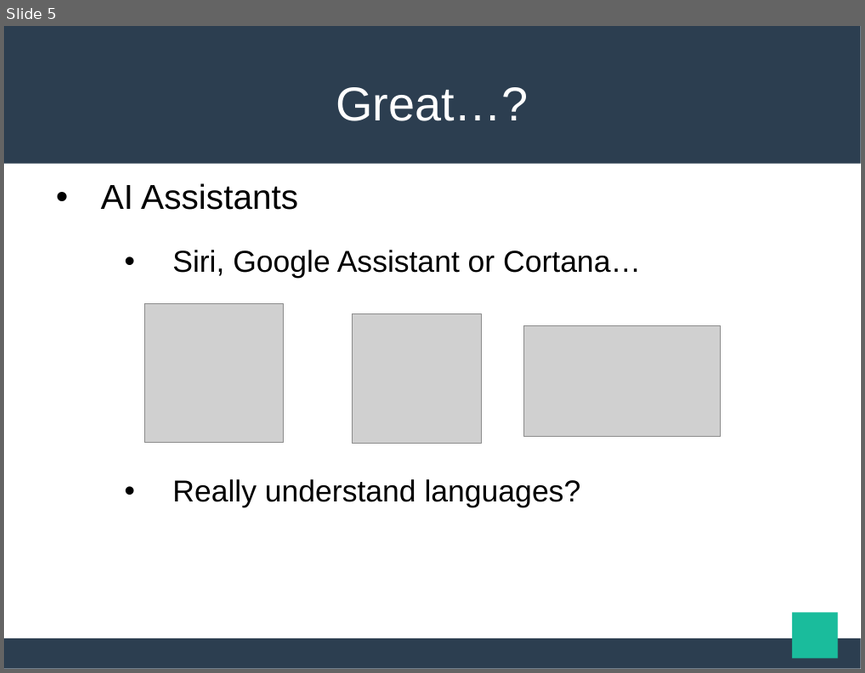
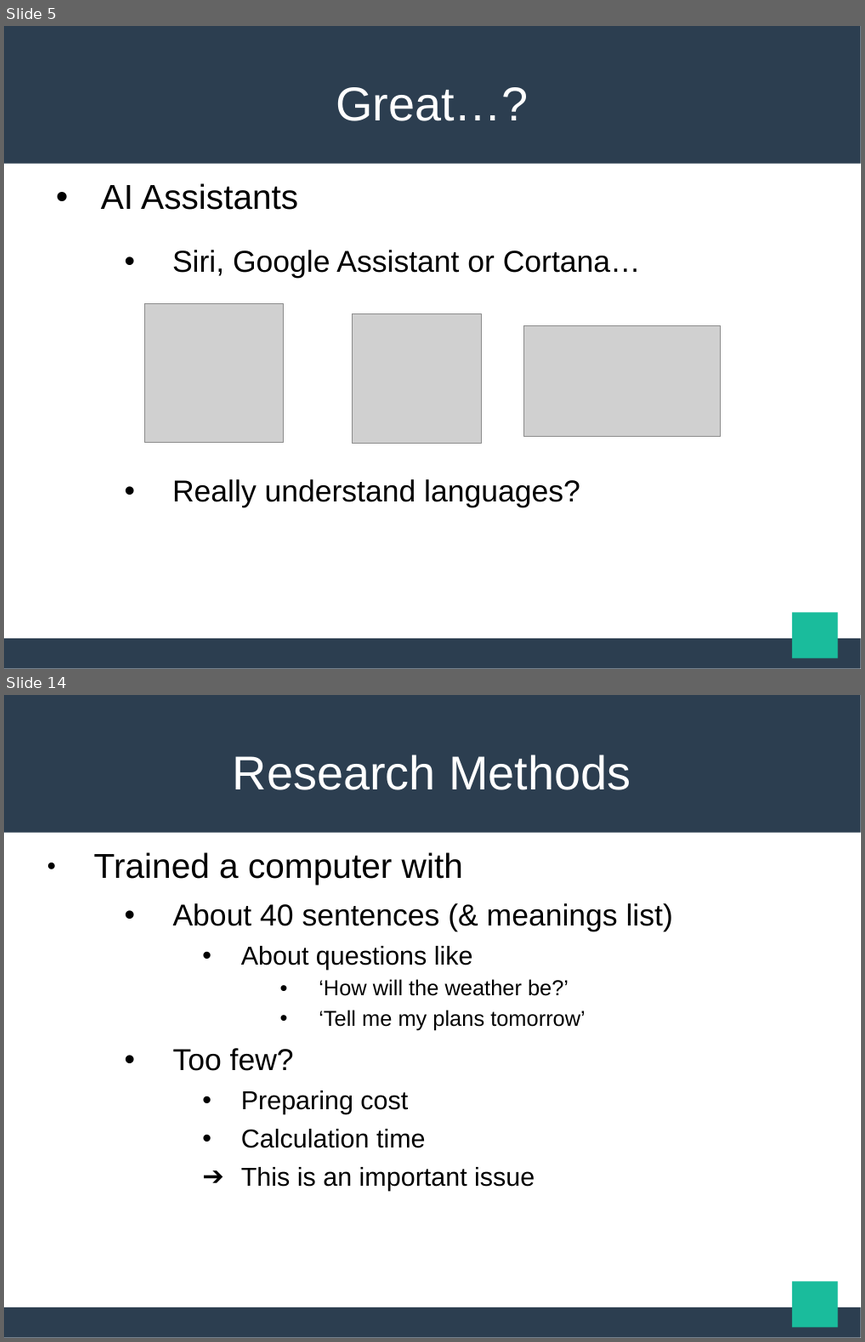
Before and after one commit to maekawatoshiki/neural-machine-translation-demo, a slide deck: NY_slide.ppt. Shown one above the other, each under a label of ours: slide 5 before the commit, slides 5 and 14 after it; the slides between them are not shown. The pictures are 865x673 and 865x1342 pixels, drawn with LibreOffice and Linux fonts; fonts in the diff are those of the drawing; grey boxes stand for pictures. Boxes give left, top, right and bottom in pixels: in the first picture for what was removed or moved away, otherwise in the second. Text is boxed around its words. In the diff, an @@ line names an element or a change of style, - is before the commit and + after.

```diff
--- a/NY_slide.ppt
+++ b/NY_slide.ppt
@@ slide 14 added at [4,695,861,1338], background #FFFFFF; not listed: 3 template elements that a slide beside it also shows @@
@@ title added at [233,755,630,790], 44 pt, text #FFFFFF @@
+Research Methods
@@ text added at [94,852,673,1191], 24 pt, text #000000 @@
+● Trained a computer with
+  • About 40 sentences (& meanings list)
+    • About questions like
+      • ‘How will the weather be?’
+      • ‘Tell me my plans tomorrow’
+  • Too few?
+    • Preparing cost
+    • Calculation time
+    ➔ This is an important issue
```
Also in this commit, not shown: 8 slides changed, 1 other slide added, 1 slide removed, 3 other files.
